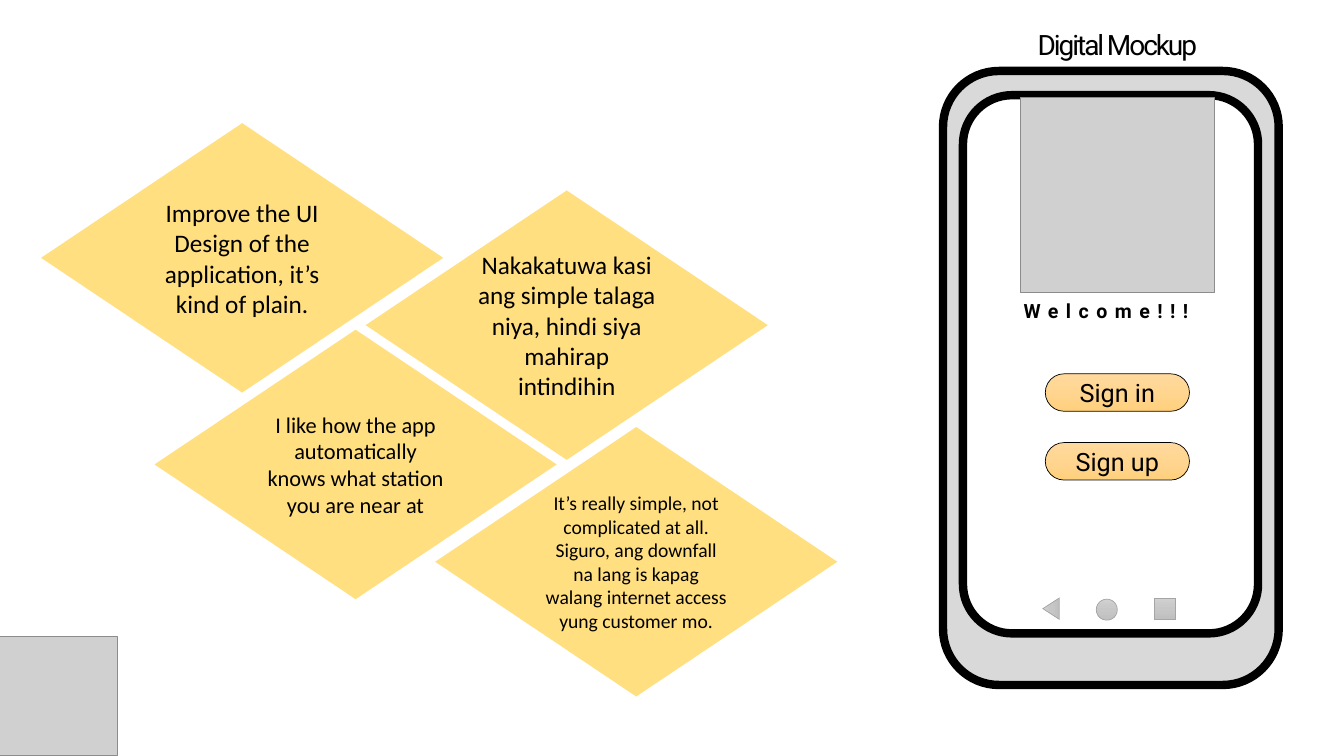
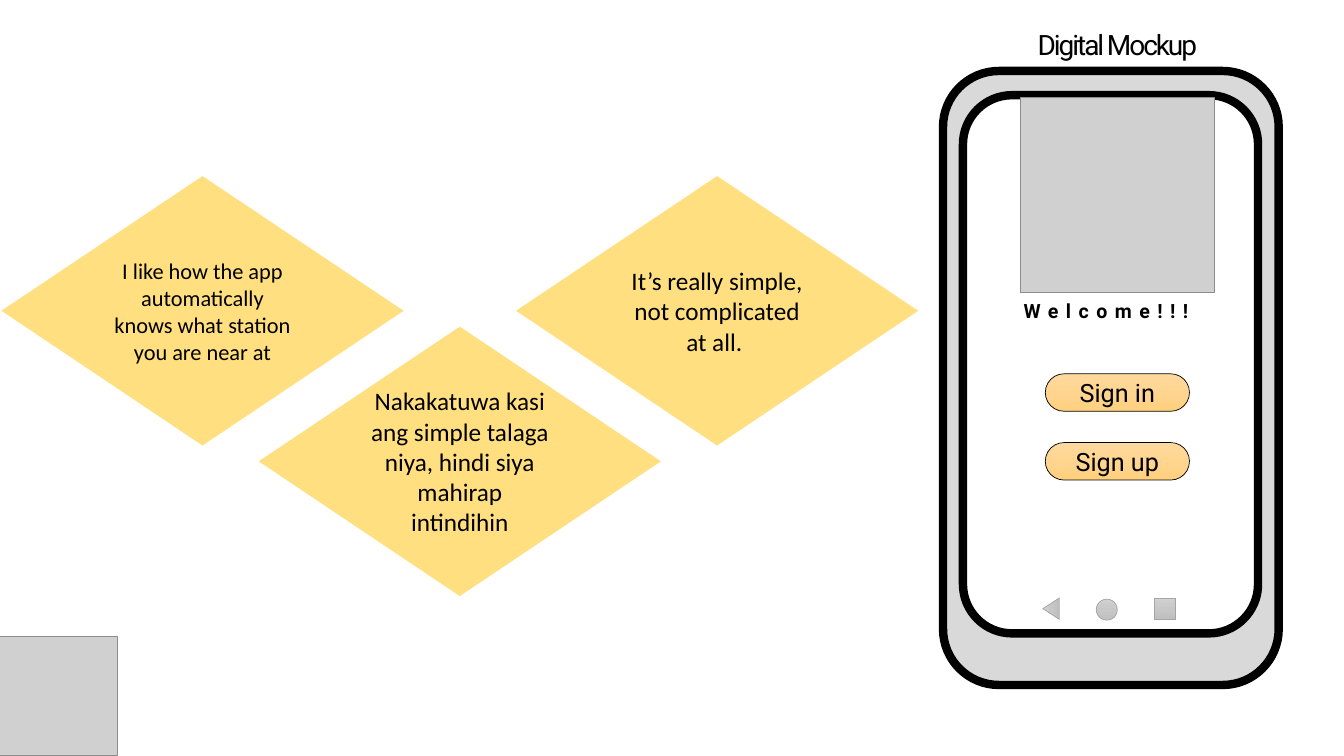
Before and after one commit to pmmanalang/userdes-SF181-A1-Manalang-Timo, a slide deck: slide 8 of A5_skeleton_and_plan/Final-Presentation.pptx. Drawn at 1344x756 pixels with LibreOffice and Linux fonts; fonts in the diff are those of the drawing; grey boxes stand for pictures. Boxes give left, top, right and bottom in pixels: in the first picture for what was removed or moved away, otherwise in the second. Text is boxed around its words. In the diff, an @@ line names an element or a change of style, - is before the commit and + after.

```diff
--- a/A5_skeleton_and_plan/Final-Presentation.pptx
+++ b/A5_skeleton_and_plan/Final-Presentation.pptx
@@ diamond removed at (41, 123, 444, 392) @@
-Improve the UI Design of the application, it’s kind of plain.
@@ diamond "I like how the app ...": place and size @@
-diamond "I like how the app ..." at (154, 330, 557, 599)
+diamond "I like how the app ..." at (1, 176, 403, 446)
@@ diamond "It’s really simple, not complicated ...": place and size @@
-diamond "It’s really simple, not complicated ..." at (436, 427, 838, 697)
+diamond "It’s really simple, not complicated ..." at (516, 176, 919, 446)
@@ text in diamond at (631, 272, 803, 352): text changed; size 14 to 18 pt @@
-It’s really simple, not complicated at all. Siguro, ang downfall na lang is kapag walang internet access yung customer mo.
+It’s really simple, not complicated at all.
@@ diamond "Nakakatuwa kasi ang simple talaga ...": place and size @@
-diamond "Nakakatuwa kasi ang simple talaga ..." at (366, 191, 768, 460)
+diamond "Nakakatuwa kasi ang simple talaga ..." at (259, 327, 661, 596)
```
